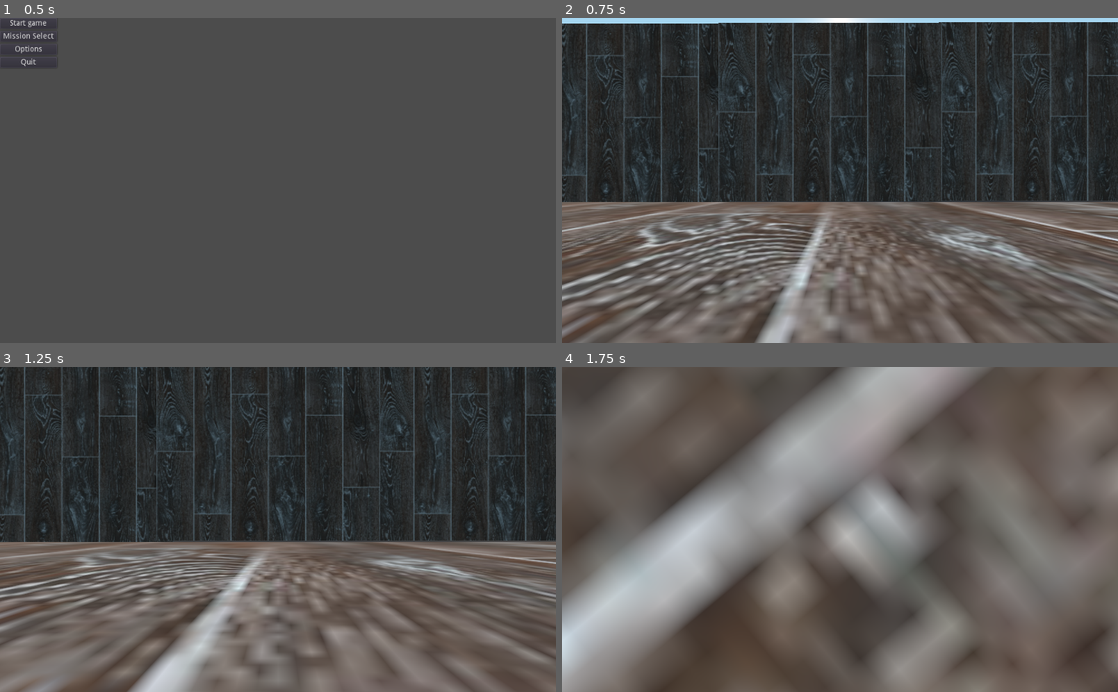
Above: before the commit, frames 1-4 (two rows, left to right).
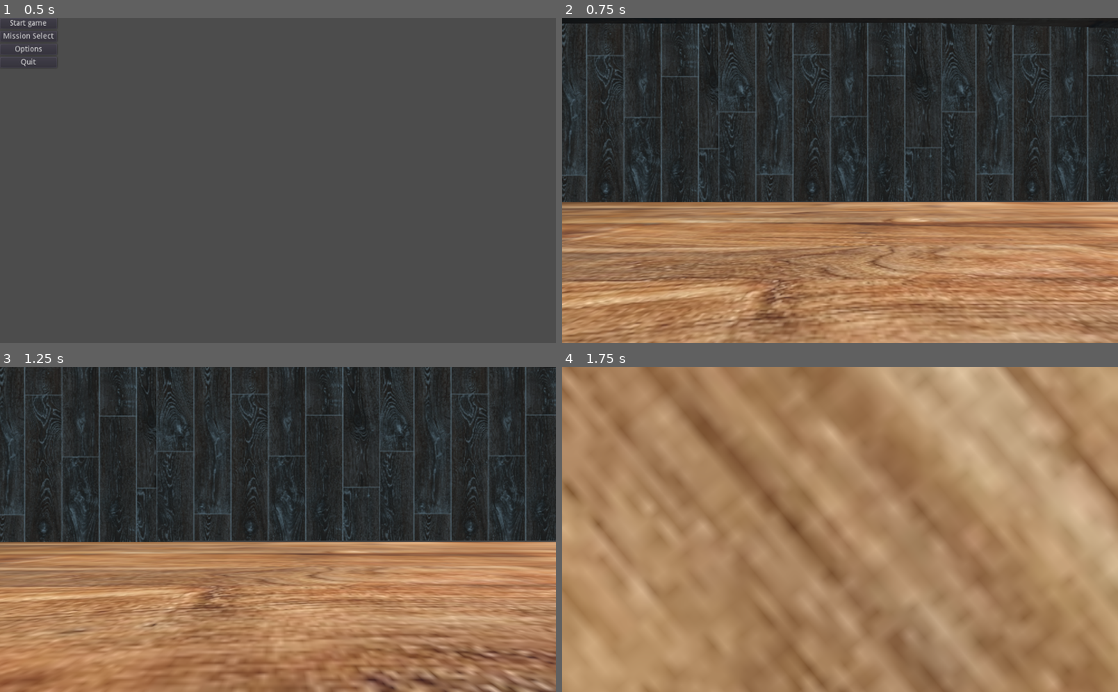
Above: after the commit, the same moments.

Repository: BlakeWiscombe/betrayal
Game: Godot game, scene res://Main menu.tscn
Same seed, same stepped clock (60 frames per second), same inputs: the game is played once before the commit and once after it.
Inputs (mouse positions are in pixels of both pictures, inside the frame that each line leads up to):
- Up to frame 1 (0.5 s): no input
- Up to frame 2 (0.75 s): click "Start game" at 0.5 s
- Up to frame 3 (1.25 s): no input
- Up to frame 4 (1.75 s): move the mouse to (962, 513) at 1.27 s; hold D (player_right) from 1.28 s (still down); tap Space (jump) at 1.52 s

Frame 1 is identical in both runs. In frame 2, 45% of the frame differs, in the area x 0-100%, y 0-100%; in frame 3, 46%; in frame 4, 100%.

Commit message:
added roof

Diff:
--- a/Betrayal.tscn
+++ b/Betrayal.tscn
@@ -1,7 +1,8 @@
-[gd_scene load_steps=12 format=2]
+[gd_scene load_steps=17 format=2]
 
-[ext_resource path="res://Textures/Floor.jpg" type="Texture" id=1]
+[ext_resource path="res://Floor.jpg" type="Texture" id=1]
 [ext_resource path="res://Player.tscn" type="PackedScene" id=2]
+[ext_resource path="res://wooden wall.jpg" type="Texture" id=3]
 
 [sub_resource type="QuadMesh" id=9]
 size = Vector2( 50, 40 )
@@ -11,6 +12,15 @@
 
 [sub_resource type="ConcavePolygonShape" id=11]
 data = PoolVector3Array( -25, -20, 0, -25, 20, 0, 25, 20, 0, -25, -20, 0, 25, 20, 0, 25, -20, 0 )
+
+[sub_resource type="PlaneMesh" id=14]
+size = Vector2( 160, 75 )
+
+[sub_resource type="SpatialMaterial" id=16]
+albedo_texture = ExtResource( 3 )
+
+[sub_resource type="ConcavePolygonShape" id=15]
+data = PoolVector3Array( 75, 0, 50, -75, 0, 50, 75, 0, -50, -75, 0, 50, -75, 0, -50, 75, 0, -50 )
 
 [sub_resource type="QuadMesh" id=4]
 size = Vector2( 50, 40 )
@@ -24,14 +34,39 @@
 [sub_resource type="PlaneMesh" id=1]
 size = Vector2( 150, 100 )
 
-[sub_resource type="SpatialMaterial" id=13]
-albedo_texture = ExtResource( 1 )
+[sub_resource type="SpatialMaterial" id=18]
+albedo_texture = ExtResource( 3 )
 
 [sub_resource type="ConcavePolygonShape" id=12]
 data = PoolVector3Array( 75, 0, 50, -75, 0, 50, 75, 0, -50, -75, 0, 50, -75, 0, -50, 75, 0, -50 )
 
+[sub_resource type="SpatialMaterial" id=17]
+albedo_texture = ExtResource( 3 )
+
 [node name="Betrayal" type="Spatial"]
 transform = Transform( 1, 0, 0, 0, 1, 0, 0, 0, 1, -23.6751, -0.338668, -11.5542 )
+
+[node name="MeshInstance8" type="MeshInstance" parent="."]
+transform = Transform( 1, 0, 0, 0, -0.998776, -0.0494601, 0, 0.0494601, -0.998776, 49.6664, 17.6344, 47.518 )
+mesh = SubResource( 9 )
+skeleton = NodePath("../MeshInstance2")
+material/0 = SubResource( 10 )
+
+[node name="StaticBody" type="StaticBody" parent="MeshInstance8"]
+
+[node name="CollisionShape" type="CollisionShape" parent="MeshInstance8/StaticBody"]
+shape = SubResource( 11 )
+
+[node name="MeshInstance7" type="MeshInstance" parent="."]
+transform = Transform( 0.999618, -0.0272983, -0.00371178, -0.0271649, -0.954242, -0.297784, 0.00458705, 0.297771, -0.954621, -1.94182, 46.0904, -33.1205 )
+mesh = SubResource( 14 )
+skeleton = NodePath("../MeshInstance6")
+material/0 = SubResource( 16 )
+
+[node name="StaticBody" type="StaticBody" parent="MeshInstance7"]
+
+[node name="CollisionShape" type="CollisionShape" parent="MeshInstance7/StaticBody"]
+shape = SubResource( 15 )
 
 [node name="MeshInstance5" type="MeshInstance" parent="."]
 transform = Transform( 1, 0, 0, 0, -0.999062, -0.0432882, 0, 0.0432882, -0.999062, -49.6088, 18.4803, 48.1633 )
@@ -68,7 +103,7 @@
 
 [node name="Floor" type="MeshInstance" parent="."]
 mesh = SubResource( 1 )
-material/0 = SubResource( 13 )
+material/0 = SubResource( 18 )
 
 [node name="StaticBody" type="StaticBody" parent="Floor"]
 
@@ -80,7 +115,7 @@
 shadow_enabled = true
 shadow_color = Color( 1, 1, 1, 1 )
 
-[node name="KinematicBody" parent="." instance=ExtResource( 2 )]
+[node name="Player" parent="." instance=ExtResource( 2 )]
 transform = Transform( 1, 0, 0, 0, 1, 0, 0, 0, 1, 2.05459, 4.32295, 2.41159 )
 
 [node name="MeshInstance" type="MeshInstance" parent="."]
@@ -102,3 +137,13 @@
 
 [node name="CollisionShape" type="CollisionShape" parent="MeshInstance2/StaticBody"]
 shape = SubResource( 11 )
+
+[node name="MeshInstance6" type="MeshInstance" parent="."]
+transform = Transform( 0.999242, 0.00191486, 0.038879, -0.0152264, -0.89998, 0.435665, 0.0358245, -0.435927, -0.899269, -0.499317, 42.3182, 33.1886 )
+mesh = SubResource( 14 )
+material/0 = SubResource( 17 )
+
+[node name="StaticBody" type="StaticBody" parent="MeshInstance6"]
+
+[node name="CollisionShape" type="CollisionShape" parent="MeshInstance6/StaticBody"]
+shape = SubResource( 15 )
Renamed: Textures/Floor.jpg -> Floor.jpg
Not shown, changed: Floor.jpg.import
Renamed: Textures/wooden wall.jpg -> wooden wall.jpg
Not shown, changed: wooden wall.jpg.import
